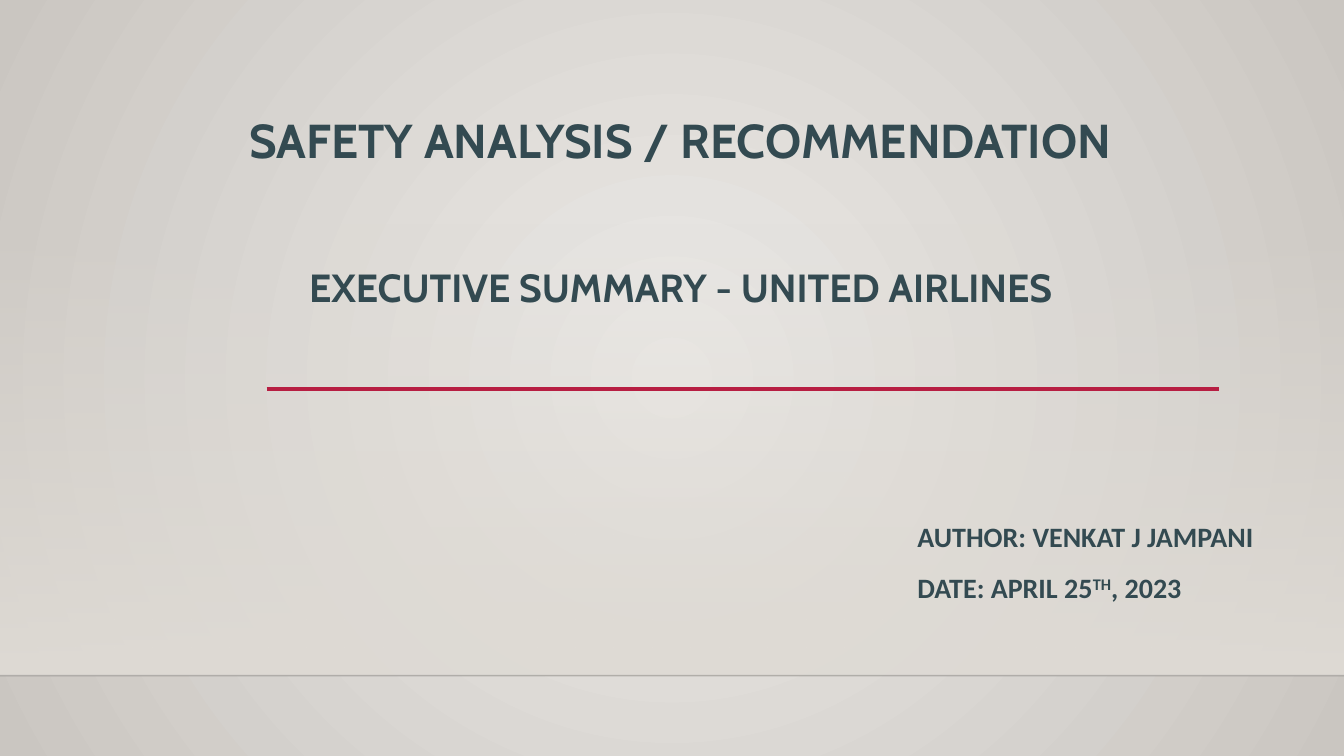
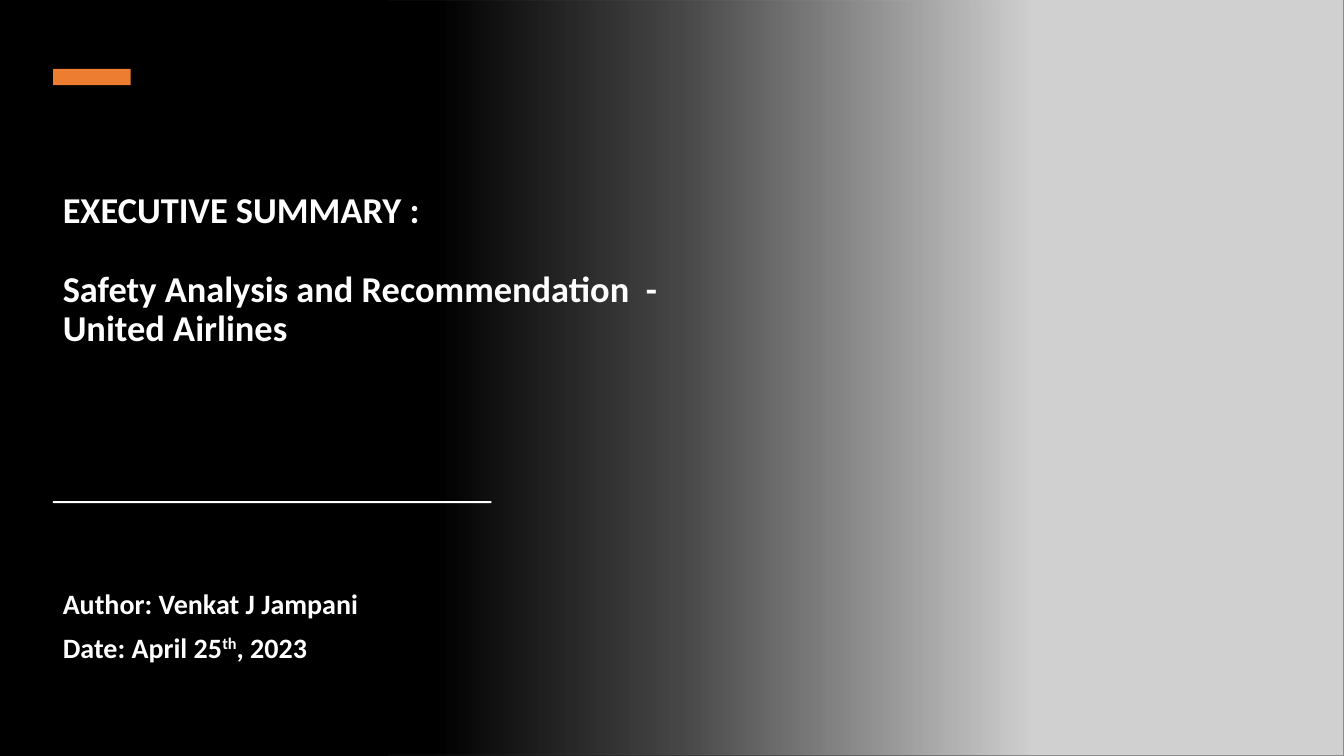
Before and after one commit to vjjampani/vjjampani, a slide deck: slide 1 of DSC-640/TermProject/Task-2/DSC640_Venkat Jagadeesh Jampani_Task2.pptx. Drawn at 1344x756 pixels with LibreOffice and Linux fonts; fonts in the diff are those of the drawing; grey boxes stand for pictures; background and template pictures are left out. Boxes give left, top, right and bottom in pixels: in the first picture for what was removed or moved away, otherwise in the second. Text is boxed around its words. In the diff, an @@ line names an element or a change of style, - is before the commit and + after.

```diff
--- a/DSC-640/TermProject/Task-2/DSC640_Venkat Jagadeesh Jampani_Task2.pptx
+++ b/DSC-640/TermProject/Task-2/DSC640_Venkat Jagadeesh Jampani_Task2.pptx
@@ background gradient #ECEAE7 to #CAC7C1 to #000000 @@
@@ rectangle added at <box>0,0,1029,756</box>, fill gradient #000000 @@
@@ picture added at <box>388,0,1344,756</box> @@
@@ rectangle added at <box>53,69,131,85</box>, fill #ED7D31 @@
@@ title at <box>63,199,630,342</box>: text changed; size 28 to 26 pt; font Cabin to Calibri; text colour #334A51 to #FFFFFF @@
-SAFETY ANALYSIS / RECOMMENDATION
-EXECUTIVE SUMMARY - UNITED AIRLINES
+EXECUTIVE SUMMARY :
+Safety Analysis and Recommendation -
+United Airlines
@@ rectangle removed at <box>0,223,1344,676</box> @@
@@ line removed from (266, 389) to (1219, 389) @@
@@ rectangle added at <box>53,501,492,503</box>, fill #FFFFFF @@
@@ subtitle at <box>63,594,358,663</box>: text changed; text colour #334A51 to #FFFFFF @@
-AUTHOR: VENKAT J JAMPANI
-DATE: APRIL 25TH, 2023
+Author: Venkat J Jampani
+Date: April 25th, 2023
@@ line removed from (0, 676) to (1344, 676) @@
```
Also in this commit, not shown: 11 other slides changed.
